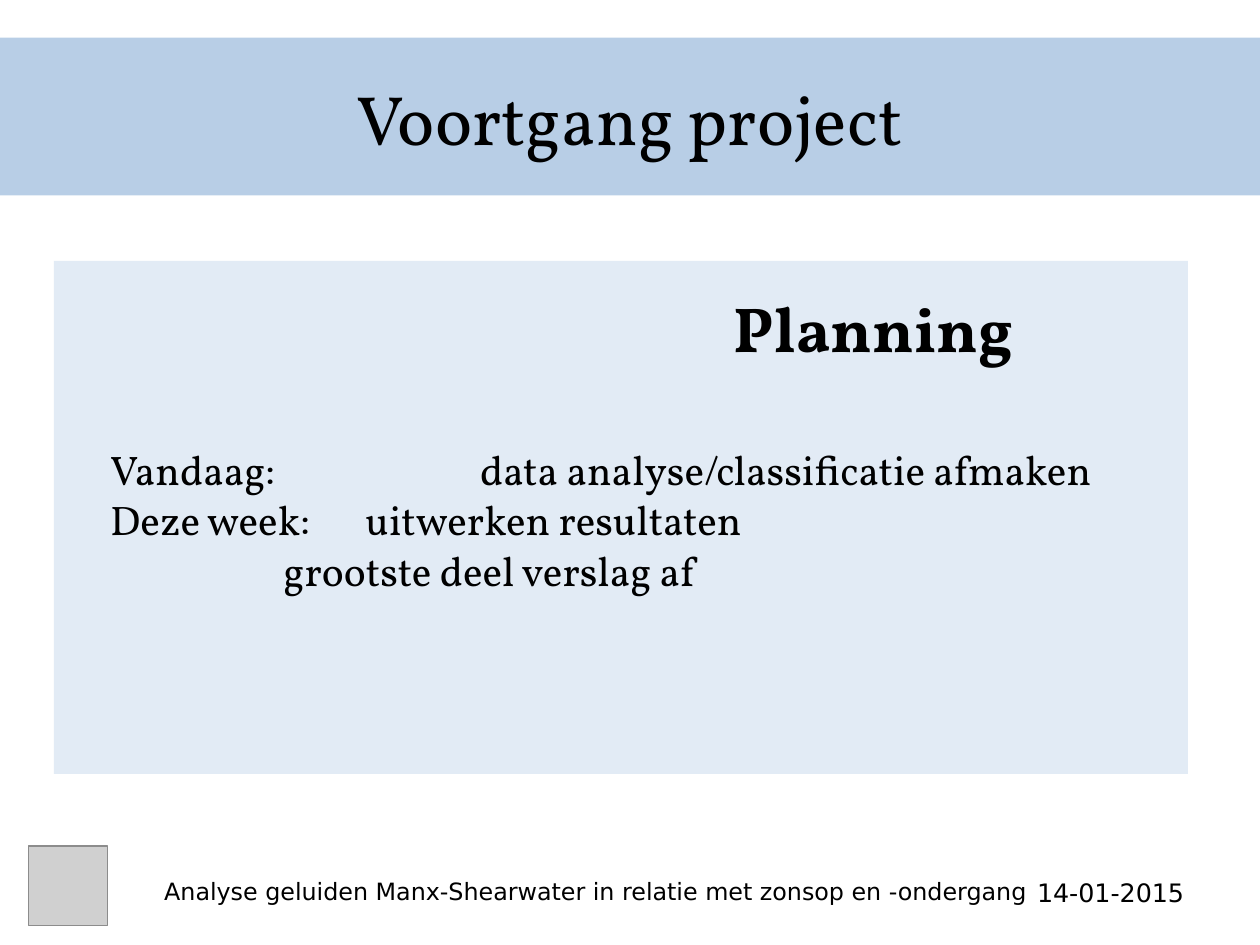
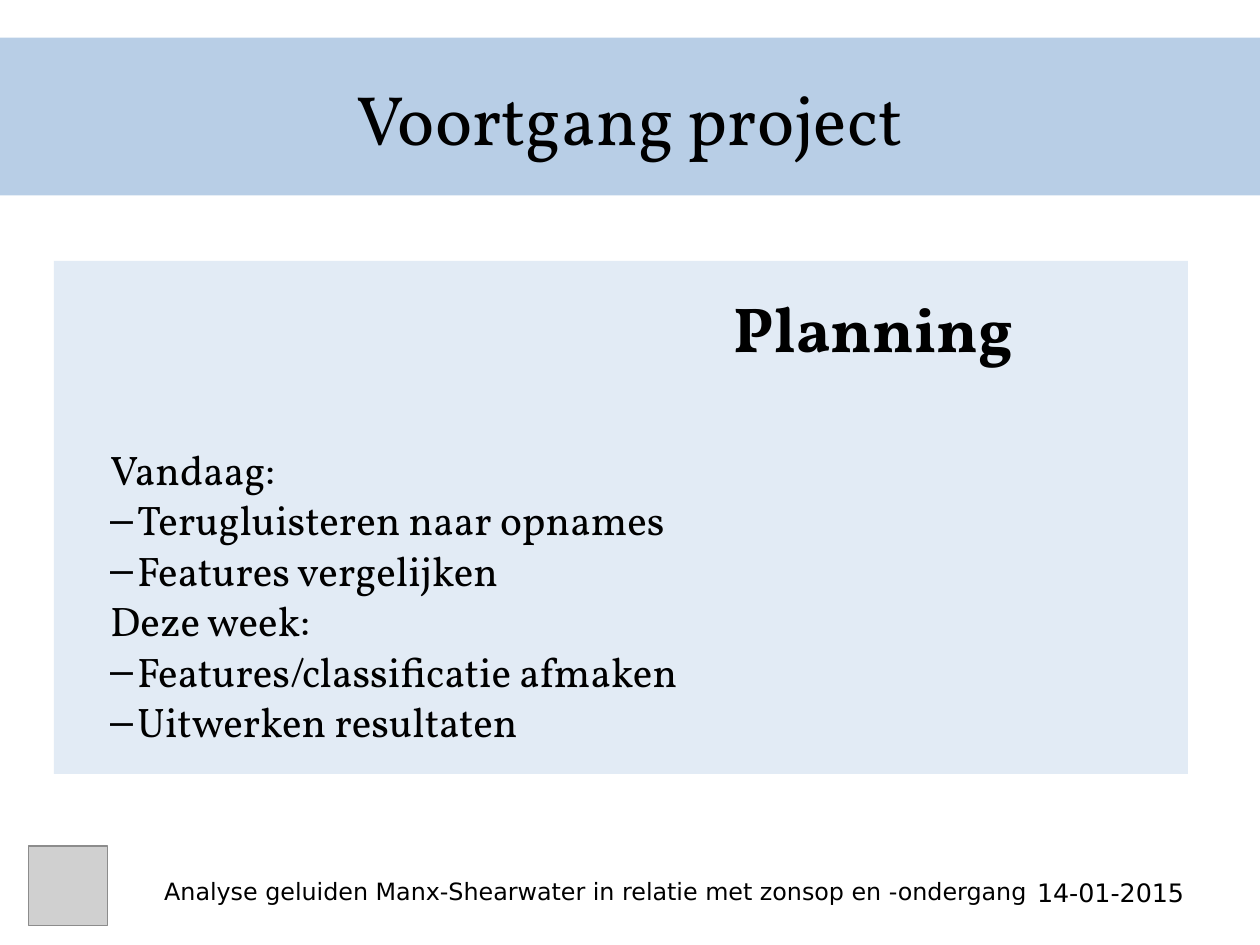
Before and after one commit to MR-KO/Leb-Project, a slide deck: slide 6 of Presentatie_voortgang 2.odp (slide 7 before the commit). Drawn at 1260x945 pixels with LibreOffice and Linux fonts; fonts in the diff are those of the drawing; grey boxes stand for pictures. Boxes give left, top, right and bottom in pixels: in the first picture for what was removed or moved away, otherwise in the second. Text is boxed around its words. In the diff, an @@ line names an element or a change of style, - is before the commit and + after.

Commit message:
updated presentation

```diff
--- a/Presentatie_voortgang 2.odp
+++ b/Presentatie_voortgang 2.odp
@@ text at <box>110,455,677,738</box>: text changed @@
-Vandaag: data analyse/classificatie afmaken
-Deze week: uitwerken resultaten
-grootste deel verslag af
+Vandaag:
+  – Terugluisteren naar opnames
+  – Features vergelijken
+Deze week:
+  – Features/classificatie afmaken
+  – Uitwerken resultaten
```
Also in this commit, not shown: 4 other slides changed, 1 slide added, 1 slide removed.
